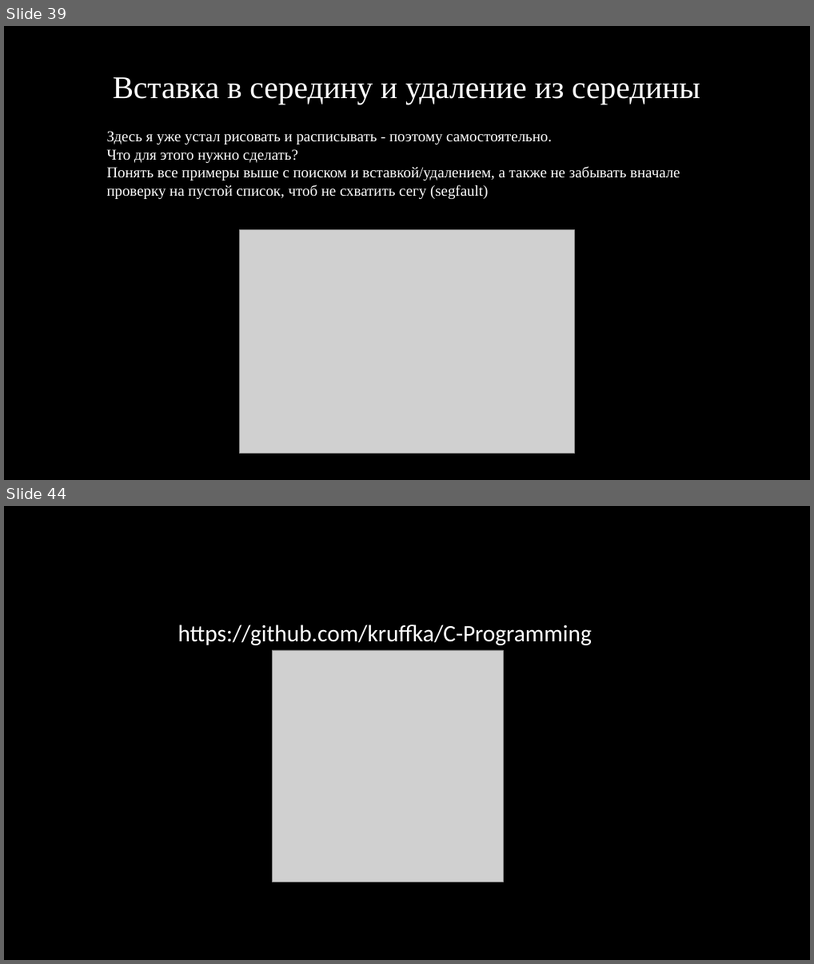
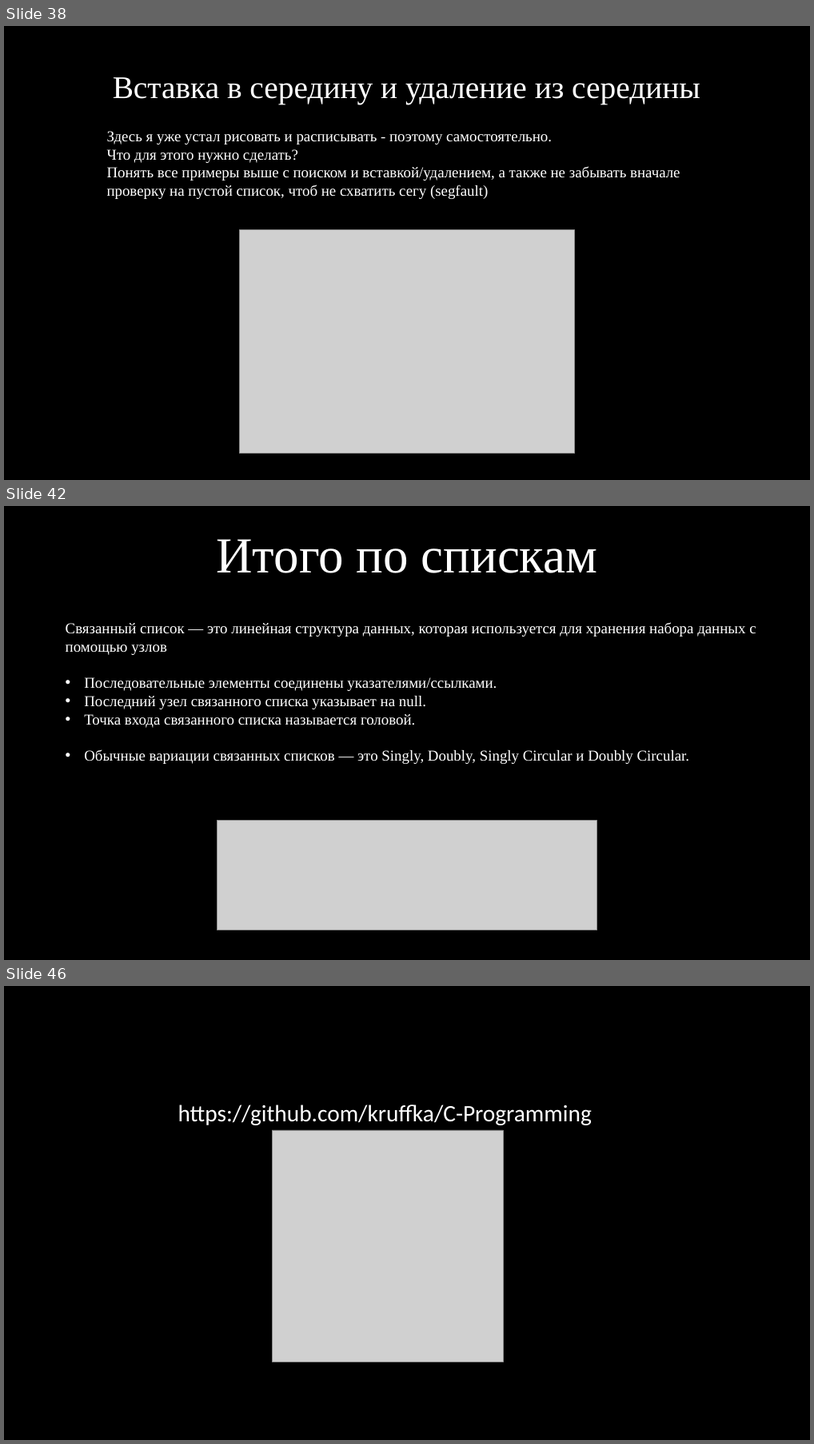
Before and after one commit to kruffka/C-Programming, a slide deck: 14_linked_lists/14_linked_lists.pptx. Shown one above the other, each under a label of ours: slides 39 and 44 before the commit, slides 38, 42 and 46 after it; the slides between them are not shown. The pictures are 814x964 and 814x1444 pixels, drawn with LibreOffice and Linux fonts; fonts in the diff are those of the drawing; grey boxes stand for pictures. Boxes give left, top, right and bottom in pixels: in the first picture for what was removed or moved away, otherwise in the second. Text is boxed around its words. In the diff, an @@ line names an element or a change of style, - is before the commit and + after.

```diff
--- a/14_linked_lists/14_linked_lists.pptx
+++ b/14_linked_lists/14_linked_lists.pptx
@@ slide 42 added at (x1=4, y1=506, x2=810, y2=960), background #000000 @@
@@ text added at (x1=216, y1=539, x2=598, y2=573), 60 pt, text #FFFFFF @@
+Итого по спискам
@@ text added at (x1=66, y1=622, x2=756, y2=764), 18 pt, text #FFFFFF @@
+Связанный список — это линейная структура данных, которая используется для хранения набора данных с помощью узлов
+• Последовательные элементы соединены указателями/ссылками.
+• Последний узел связанного списка указывает на null.
+• Точка входа связанного списка называется головой.
+• Обычные вариации связанных списков — это Singly, Doubly, Singly Circular и Doubly Circular.
@@ picture added at (x1=218, y1=820, x2=598, y2=930) @@
@@ what was slide 39 is now slide 38 @@
@@ what was slide 44 is now slide 46 @@
```
Also in this commit, not shown: 5 slides changed, 3 other slides added, 2 slides removed, 1 other file.
